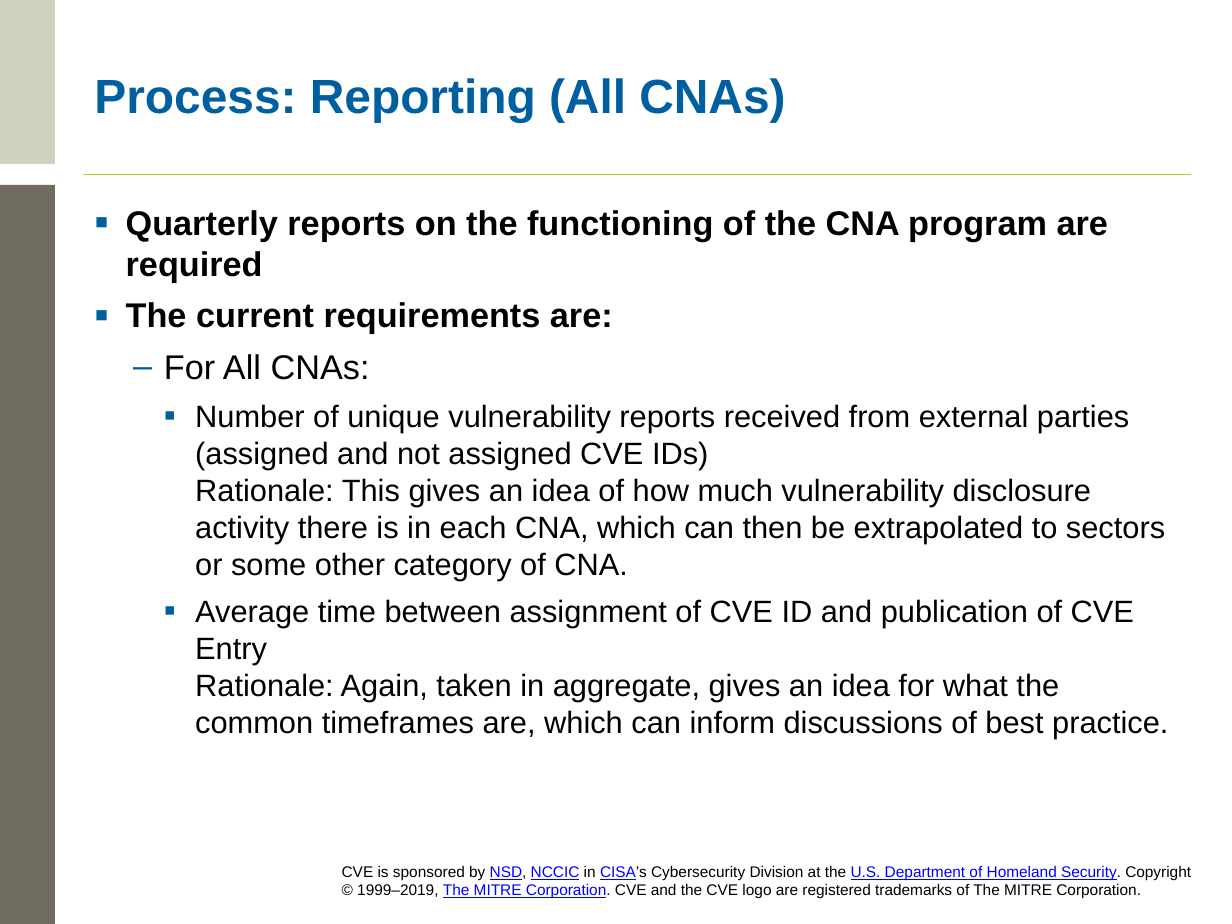
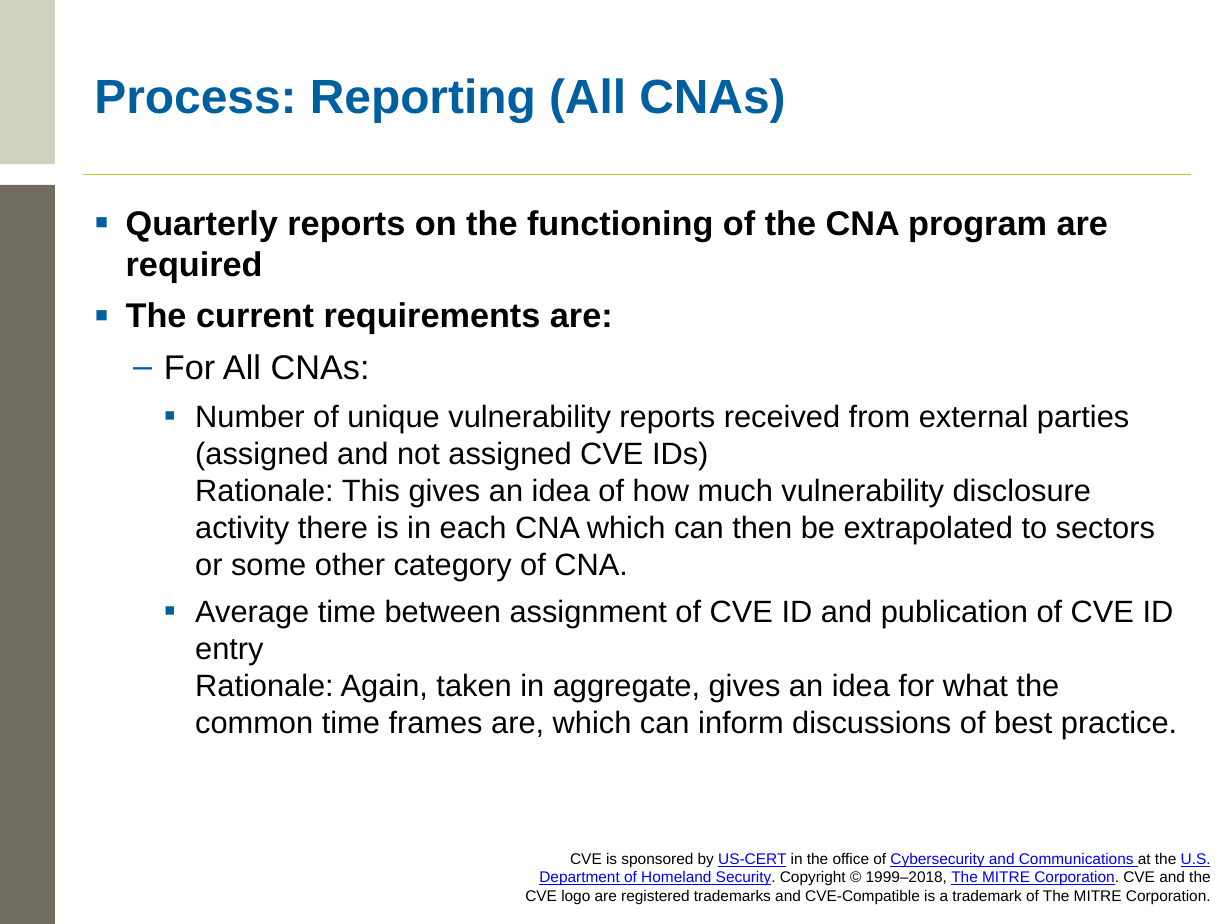
Before and after one commit to CVEProject/cveproject.github.io, a slide deck: slide 24 of docs/cna/Becoming a CNA.pptx. Drawn at 1232x924 pixels with LibreOffice and Linux fonts; fonts in the diff are those of the drawing; background and template pictures are left out. Boxes give left, top, right and bottom in pixels: in the first picture for what was removed or moved away, otherwise in the second. Text is boxed around its words. In the diff, an @@ line names an element or a change of style, - is before the commit and + after.

```diff
--- a/docs/cna/Becoming a CNA.pptx
+++ b/docs/cna/Becoming a CNA.pptx
@@ text at (195, 404, 1177, 738): text changed @@
-    ▪ Number of unique vulnerability reports received from external parties (assigned and not assigned CVE IDs)
-      Rationale: This gives an idea of how much vulnerability disclosure activity there is in each CNA, which can then be extrapolated to sectors or some other category of CNA.
-    ▪ Average time between assignment of CVE ID and publication of CVE Entry
-      Rationale: Again, taken in aggregate, gives an idea for what the common timeframes are, which can inform discussions of best practice.
+    ▪ Number of unique vulnerability reports received from external parties (assigned and not assigned CVE IDs)
+      Rationale: This gives an idea of how much vulnerability disclosure activity there is in each CNA which can then be extrapolated to sectors or some other category of CNA.
+    ▪ Average time between assignment of CVE ID and publication of CVE ID entry
+      Rationale: Again, taken in aggregate, gives an idea for what the common time frames are, which can inform discussions of best practice.
@@ text at (525, 852, 1211, 904): text changed @@
-CVE is sponsored by NSD, NCCIC in CISA’s Cybersecurity Division at the U.S. Department of Homeland Security. Copyright © 1999–2019, The MITRE Corporation. CVE and the CVE logo are registered trademarks of The MITRE Corporation.
+CVE is sponsored by US-CERT in the office of Cybersecurity and Communications at the U.S. Department of Homeland Security. Copyright © 1999–2018, The MITRE Corporation. CVE and the CVE logo are registered trademarks and CVE-Compatible is a trademark of The MITRE Corporation.
```
Also in this commit, not shown: 39 other slides changed.
